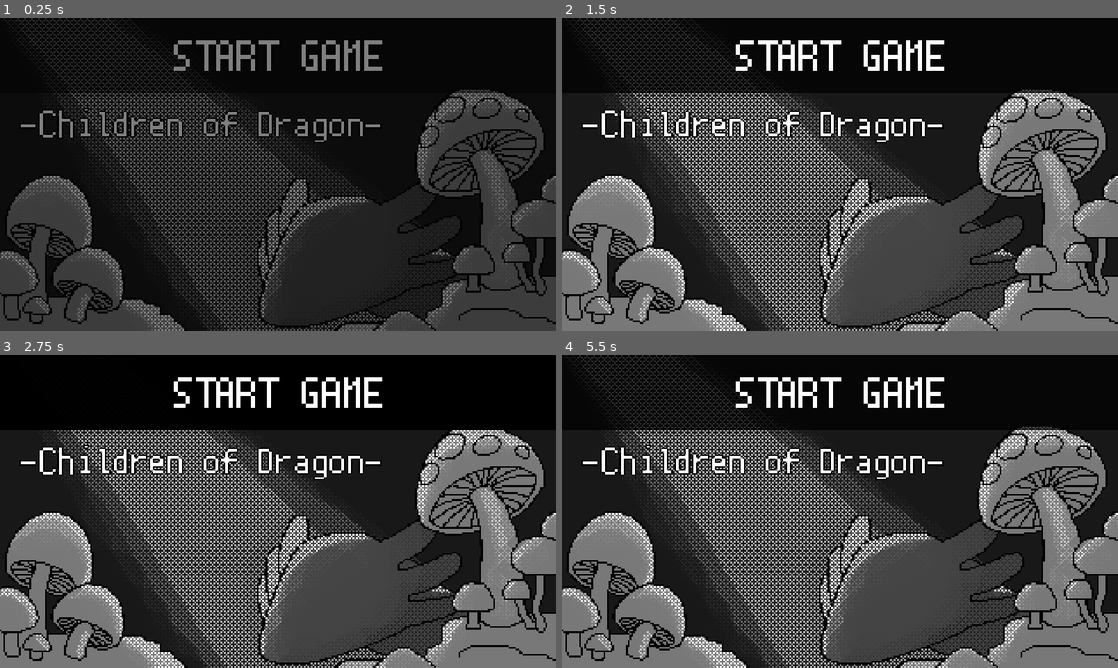
Above: before the commit, frames 1-4 (two rows, left to right).
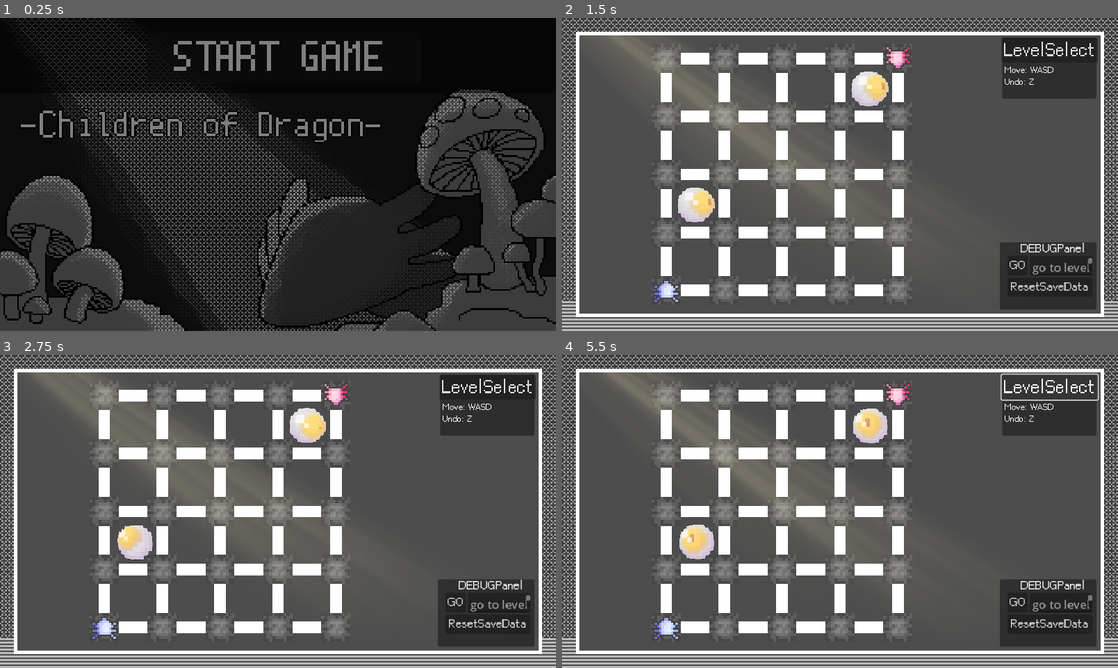
Above: after the commit, the same moments.

Repository: r8114wjbn9118/Hello-Godot-Game-Jam-1
Game: Godot game, scene res://scene/title.tscn
The game is run twice, just before and just after one commit, with the same random seed, the same clock (stepped at 60 frames per second) and the same inputs. This scene is started directly instead of the project's main scene. The engine's default icon, where the game draws it, is replaced by a stand-in: a white triangle on a blue panel in a dark square.
Inputs (mouse positions are in pixels of both pictures, inside the frame that each line leads up to):
- Up to frame 1 (0.25 s): no input
- Up to frame 2 (1.5 s): click (845, 58) at 0.52 s; click (634, 105) at 1.25 s, where only the run after the commit has a clickable "1"
- Up to frame 3 (2.75 s): click (278, 392) at 2.02 s
- Up to frame 4 (5.5 s): click (840, 392) at 2.77 s; click (1017, 602) at 3.5 s, where only the run after the commit has a clickable "GO"; click (1017, 602) at 4.25 s, where only the run after the commit has a clickable "GO"; click (1051, 386) at 5 s, where only the run after the commit has a clickable "LevelSelect"

The runs differ from the first frame. In frame 1, less than 0.1% of the frame differs, in the area x 32-69%, y 7-17%; in frame 2, 90%; in frame 3, 90%, in the area x 0-100%, y 0-100%; in frame 4, 90%.
Error after the commit: Invalid access to property or key 'text' on a base object of type 'null instance'. (res://MapItems/UI/GameUI.gd:15)

Commit message:
title fix

Diff:
--- a/scene/title.tscn
+++ b/scene/title.tscn
@@ -178,26 +178,29 @@
 grow_horizontal = 2
 theme_override_styles/panel = SubResource("StyleBoxFlat_chf1w")
 
-[node name="StartGame" type="TextureButton" parent="Panel/Panel"]
+[node name="Button" type="Button" parent="Panel/Panel"]
+layout_mode = 0
+offset_left = 254.0
+offset_top = 25.0
+offset_right = 727.0
+offset_bottom = 112.0
+
+[node name="StartGame" type="TextureRect" parent="Panel/Panel/Button"]
 layout_mode = 1
 anchors_preset = 8
 anchor_left = 0.5
 anchor_top = 0.5
 anchor_right = 0.5
 anchor_bottom = 0.5
-offset_left = -180.25
-offset_top = -26.25
-offset_right = 180.25
-offset_bottom = 26.25
+offset_left = -190.75
+offset_top = -29.75
+offset_right = 169.75
+offset_bottom = 22.75
 grow_horizontal = 2
 grow_vertical = 2
 pivot_offset = Vector2(480, 270)
-focus_mode = 0
-texture_normal = ExtResource("2_eibid")
-texture_pressed = ExtResource("2_eibid")
-texture_hover = ExtResource("2_eibid")
-texture_disabled = ExtResource("2_eibid")
-texture_focused = ExtResource("2_eibid")
+mouse_filter = 2
+texture = ExtResource("2_eibid")
 stretch_mode = 5
 
 [node name="TitleText" type="TextureRect" parent="Panel"]
@@ -206,6 +209,7 @@
 offset_top = 154.0
 offset_right = 659.0
 offset_bottom = 216.5
+mouse_filter = 2
 texture = ExtResource("4_talag")
 stretch_mode = 5
 
@@ -216,6 +220,7 @@
 anchor_bottom = 1.0
 grow_horizontal = 2
 grow_vertical = 2
+mouse_filter = 2
 color = Color(0, 0, 0, 0)
 
 [node name="AnimationTree" type="AnimationTree" parent="."]
@@ -234,5 +239,5 @@
 stream = ExtResource("4_tca0t")
 autoplay = true
 
-[connection signal="button_down" from="Panel/Panel/StartGame" to="." method="_on_start_game_button_down"]
+[connection signal="button_down" from="Panel/Panel/Button" to="." method="_on_button_button_down"]
 [connection signal="animation_finished" from="AnimationTree" to="." method="_on_animation_tree_animation_finished"]
--- a/script/title.gd
+++ b/script/title.gd
@@ -27,5 +27,8 @@
 	pass # Replace with function body.
 
 
-func _on_start_game_button_down() -> void:
-	pass
+
+
+func _on_button_button_down() -> void:
+	anim_tree["parameters/conditions/start"] = true
+	BGM.stop()
